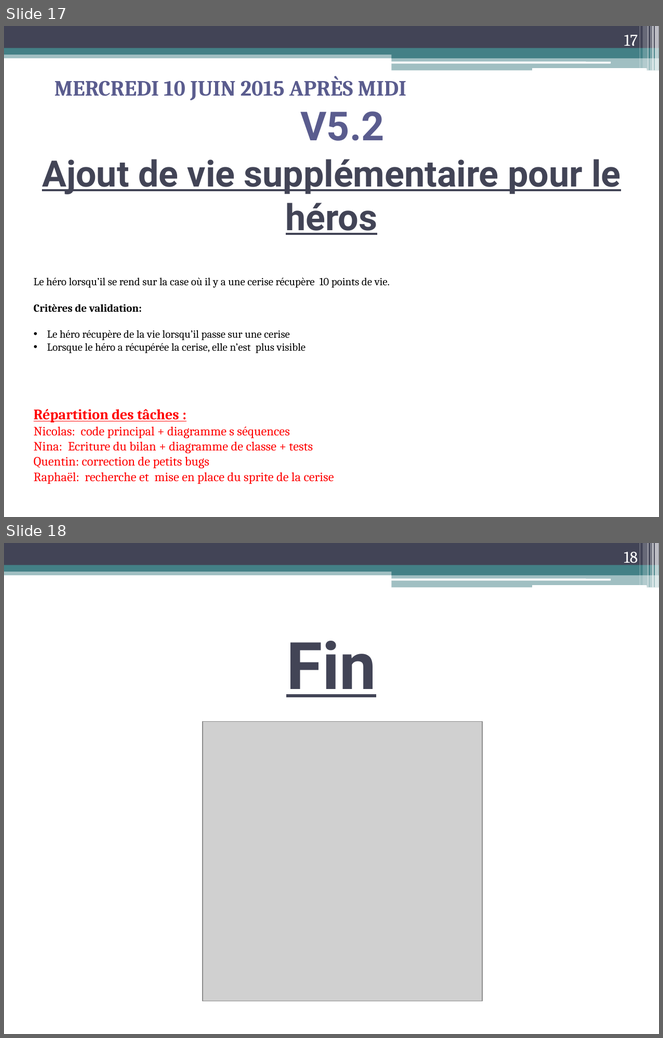
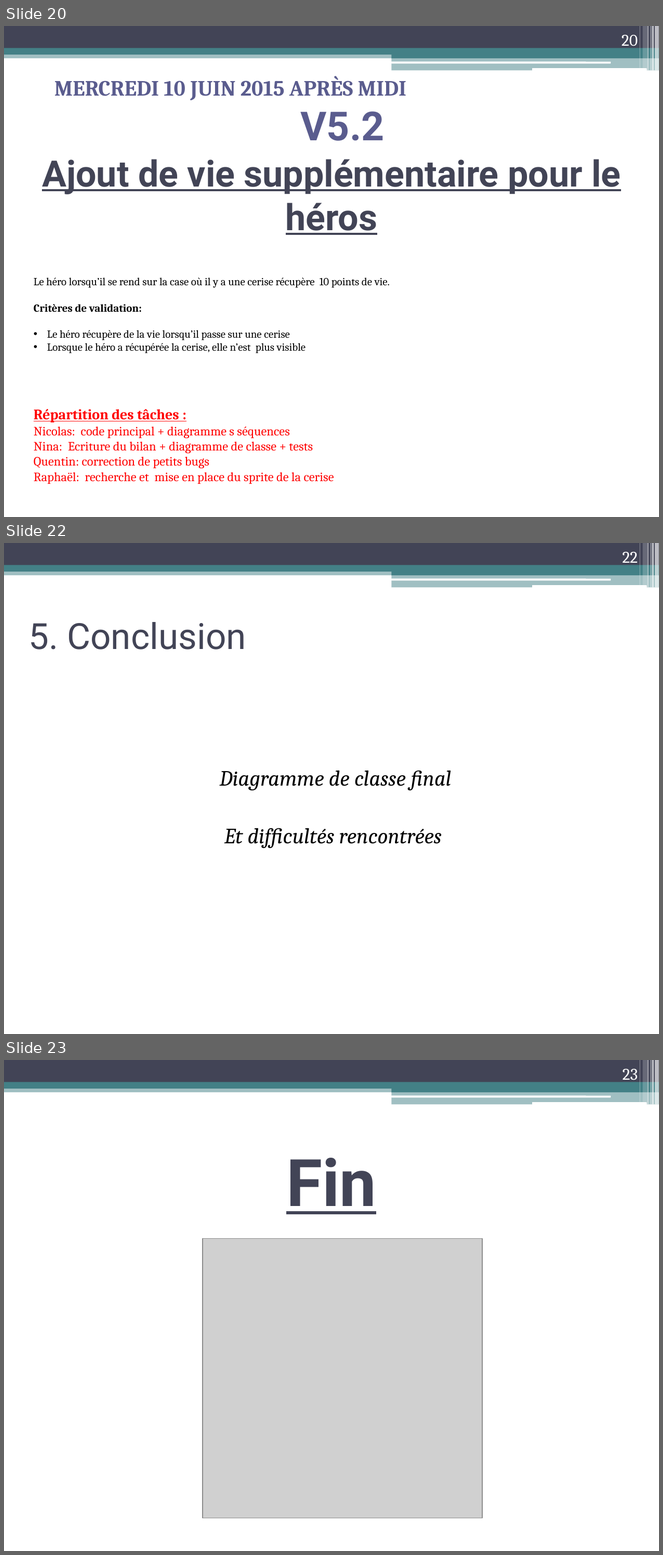
Before and after one commit to nlamblin/zeldiablo, a slide deck: Document/Projet Zeldiablo final.pptx. Shown one above the other, each under a label of ours: slides 17 and 18 before the commit, slides 20, 22 and 23 after it; the slides between them are not shown. The pictures are 663x1038 and 663x1555 pixels, drawn with LibreOffice and Linux fonts; fonts in the diff are those of the drawing; grey boxes stand for pictures. Boxes give left, top, right and bottom in pixels: in the first picture for what was removed or moved away, otherwise in the second. Text is boxed around its words. In the diff, an @@ line names an element or a change of style, - is before the commit and + after.

```diff
--- a/Document/Projet Zeldiablo final.pptx
+++ b/Document/Projet Zeldiablo final.pptx
@@ slide 22 added at <box>4,543,659,1034</box>, background #FFFFFF; not listed: 13 template elements that a slide beside it also shows @@
@@ page number added at <box>622,552,638,566</box>, 18 pt, text #FFFFFF @@
+22
@@ title added at <box>28,622,246,650</box>, 39.6 pt, text #424456 @@
+5. Conclusion
@@ text added at <box>220,770,451,849</box>, 24 pt, text #000000, italic @@
+Diagramme de classe final
+Et difficultés rencontrées
@@ what was slide 17 is now slide 20 @@
@@ page number at <box>622,35,638,49</box>: text changed @@
-17
+20
@@ what was slide 18 is now slide 23 @@
@@ page number at <box>623,1069,638,1083</box>: text changed @@
-18
+23
```
Also in this commit, not shown: 2 slides changed, 4 other slides added.
